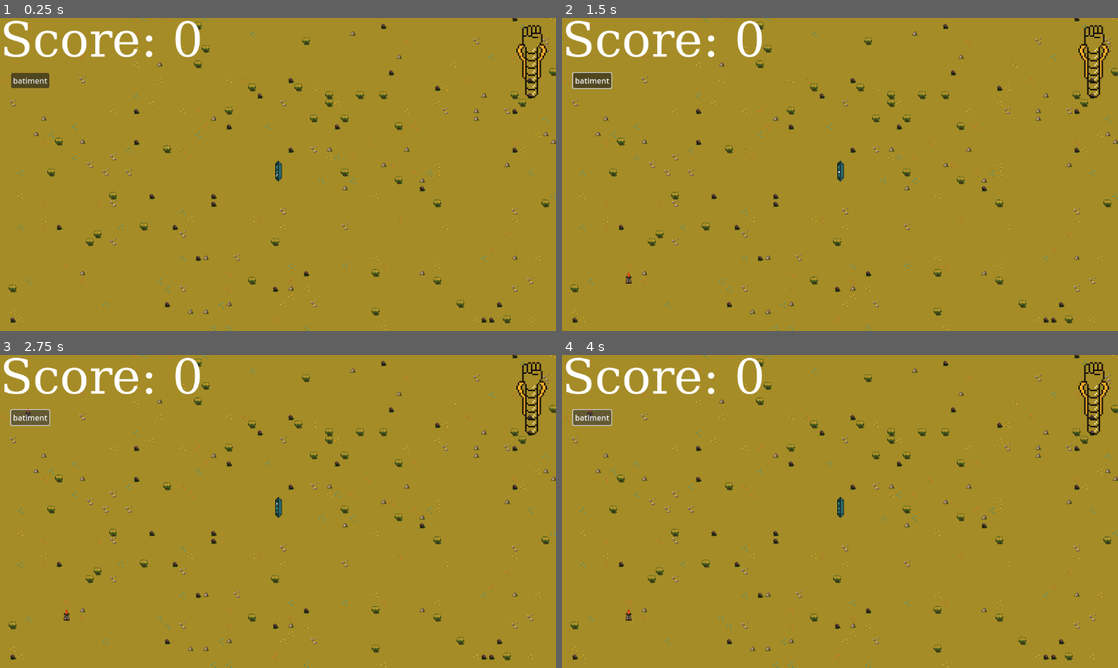
Above: before the commit, frames 1-4 (two rows, left to right).
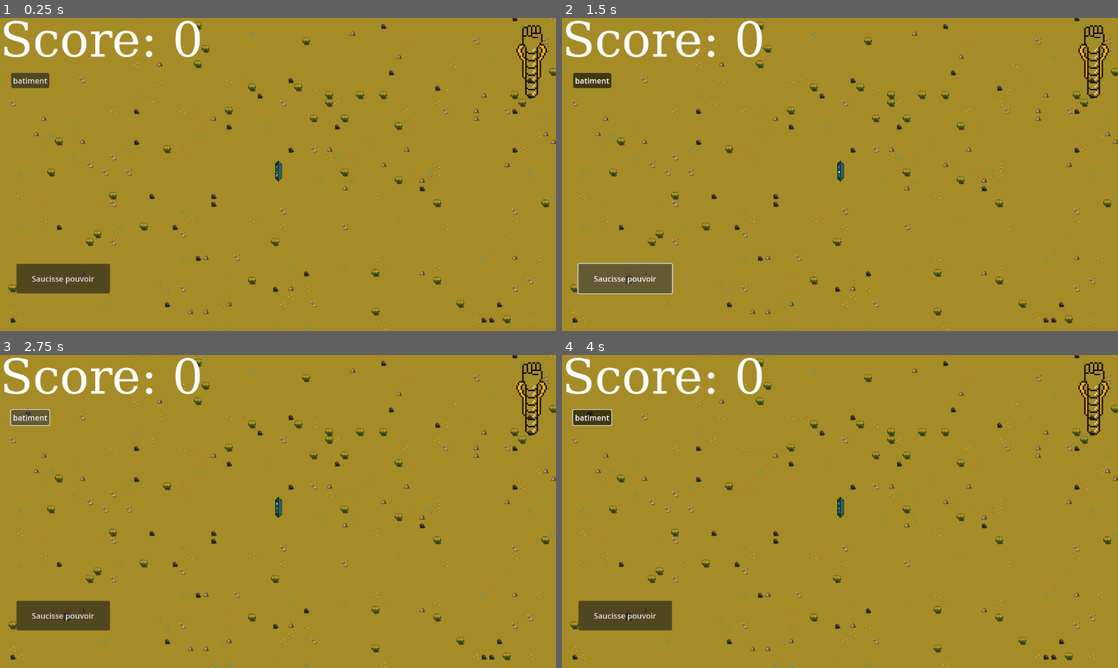
Above: after the commit, the same moments.

Repository: Nuxnuxx/gamejam-2024
Game: Godot game, scene res://main.tscn
Two runs of this game, one before a commit and one after it. Both use one fixed random seed, a clock stepped at 60 frames per second and the inputs below.
Inputs (mouse positions are in pixels of both pictures, inside the frame that each line leads up to):
- Up to frame 1 (0.25 s): no input
- Up to frame 2 (1.5 s): click "batiment" at 0.5 s; click (623, 277) at 1.25 s, where only the run after the commit has a clickable "Saucisse pouvoir"
- Up to frame 3 (2.75 s): click "batiment" at 2 s
- Up to frame 4 (4 s): click (623, 614) at 2.75 s, where only the run after the commit has a clickable "Saucisse pouvoir"; click "batiment" at 3.5 s

The runs differ from the first frame. In frame 1, 1.6% of the frame differs, in the area x 2-20%, y 78-88%; in frame 2, 1.8%; in frame 3, 1.6%; in frame 4, 1.9%, in the area x 2-20%, y 17-88%.

Commit message:
WIP: implement thunder power

Diff:
--- a/HolyPowers/tunder_power.tscn
+++ b/HolyPowers/tunder_power.tscn
@@ -1,62 +1,47 @@
-[gd_scene load_steps=19 format=3 uid="uid://drm2ml7jpqal3"]
+[gd_scene load_steps=18 format=3 uid="uid://drm2ml7jpqal3"]
 
-[ext_resource type="Texture2D" uid="uid://bpgjbvm6y7cwl" path="res://Thunder.png" id="1_n73r8"]
 [ext_resource type="Script" path="res://HolyPowers/tunder_power.gd" id="1_nqabc"]
 
 [sub_resource type="AtlasTexture" id="AtlasTexture_4mcp7"]
-atlas = ExtResource("1_n73r8")
 region = Rect2(288, 0, 96, 104)
 
 [sub_resource type="AtlasTexture" id="AtlasTexture_rkuyv"]
-atlas = ExtResource("1_n73r8")
 region = Rect2(0, 0, 96, 104)
 
 [sub_resource type="AtlasTexture" id="AtlasTexture_kkcu8"]
-atlas = ExtResource("1_n73r8")
 region = Rect2(96, 0, 96, 104)
 
 [sub_resource type="AtlasTexture" id="AtlasTexture_5a8yc"]
-atlas = ExtResource("1_n73r8")
 region = Rect2(192, 0, 96, 104)
 
 [sub_resource type="AtlasTexture" id="AtlasTexture_fncha"]
-atlas = ExtResource("1_n73r8")
 region = Rect2(288, 0, 96, 104)
 
 [sub_resource type="AtlasTexture" id="AtlasTexture_y44gv"]
-atlas = ExtResource("1_n73r8")
 region = Rect2(384, 0, 96, 104)
 
 [sub_resource type="AtlasTexture" id="AtlasTexture_3ymhi"]
-atlas = ExtResource("1_n73r8")
 region = Rect2(480, 0, 96, 104)
 
 [sub_resource type="AtlasTexture" id="AtlasTexture_013p6"]
-atlas = ExtResource("1_n73r8")
 region = Rect2(576, 0, 96, 104)
 
 [sub_resource type="AtlasTexture" id="AtlasTexture_u3bkt"]
-atlas = ExtResource("1_n73r8")
 region = Rect2(672, 0, 96, 104)
 
 [sub_resource type="AtlasTexture" id="AtlasTexture_jlyxr"]
-atlas = ExtResource("1_n73r8")
 region = Rect2(768, 0, 96, 104)
 
 [sub_resource type="AtlasTexture" id="AtlasTexture_givou"]
-atlas = ExtResource("1_n73r8")
 region = Rect2(864, 0, 96, 104)
 
 [sub_resource type="AtlasTexture" id="AtlasTexture_ctdkh"]
-atlas = ExtResource("1_n73r8")
 region = Rect2(960, 0, 96, 104)
 
 [sub_resource type="AtlasTexture" id="AtlasTexture_uiajy"]
-atlas = ExtResource("1_n73r8")
 region = Rect2(1056, 0, 96, 104)
 
 [sub_resource type="AtlasTexture" id="AtlasTexture_2210k"]
-atlas = ExtResource("1_n73r8")
 region = Rect2(1152, 0, 96, 104)
 
 [sub_resource type="SpriteFrames" id="SpriteFrames_1pl0d"]
--- a/main.tscn
+++ b/main.tscn
@@ -11,6 +11,8 @@
 [ext_resource type="Texture2D" uid="uid://3afi5ye227kj" path="res://Sprites/Spritesheets/house_sheet.png" id="6_vvtyi"]
 [ext_resource type="PackedScene" uid="uid://ca3o5e84r6wt6" path="res://Map/camera_2d.tscn" id="7_5lsws"]
 [ext_resource type="PackedScene" uid="uid://bhr5so0ig54lm" path="res://Actors/Obelix/Obelix.tscn" id="11_ecwpp"]
+[ext_resource type="Script" path="res://HolyPowers.gd" id="12_frwvm"]
+[ext_resource type="PackedScene" uid="uid://drm2ml7jpqal3" path="res://HolyPowers/tunder_power.tscn" id="13_yvpcy"]
 
 [sub_resource type="FontFile" id="FontFile_nhsaq"]
 cache/0/320/0/ascent = 0.0
@@ -103,6 +105,7 @@
 offset_top = 114.0
 offset_right = 102.0
 offset_bottom = 145.0
+toggle_mode = true
 text = "batiment"
 
 [node name="HolyBar" type="TextureProgressBar" parent="CanvasLayer"]
@@ -115,6 +118,14 @@
 fill_mode = 3
 texture_over = ExtResource("4_ki2pf")
 texture_progress = ExtResource("5_6fn3k")
+
+[node name="TunderPower" type="Button" parent="CanvasLayer"]
+offset_left = 34.0
+offset_top = 509.0
+offset_right = 228.0
+offset_bottom = 570.0
+toggle_mode = true
+text = "Saucisse pouvoir"
 
 [node name="TimeManager" type="Node" parent="."]
 script = ExtResource("4_28pcd")
@@ -137,4 +148,10 @@
 [node name="Obelix" parent="." instance=ExtResource("11_ecwpp")]
 position = Vector2(607, 252)
 
+[node name="HolyPowers" type="Node2D" parent="."]
+script = ExtResource("12_frwvm")
+
+[node name="TunderPower" parent="HolyPowers" instance=ExtResource("13_yvpcy")]
+
 [connection signal="pressed" from="CanvasLayer/Button" to="TileMap" method="_on_button_pressed"]
+[connection signal="toggled" from="CanvasLayer/TunderPower" to="HolyPowers" method="_on_tunder_power_toggled"]
Binary file removed: Thunder.png
Not shown, removed: Thunder.png.import
Not shown: 1 places in main.tscn that only renumber resources
